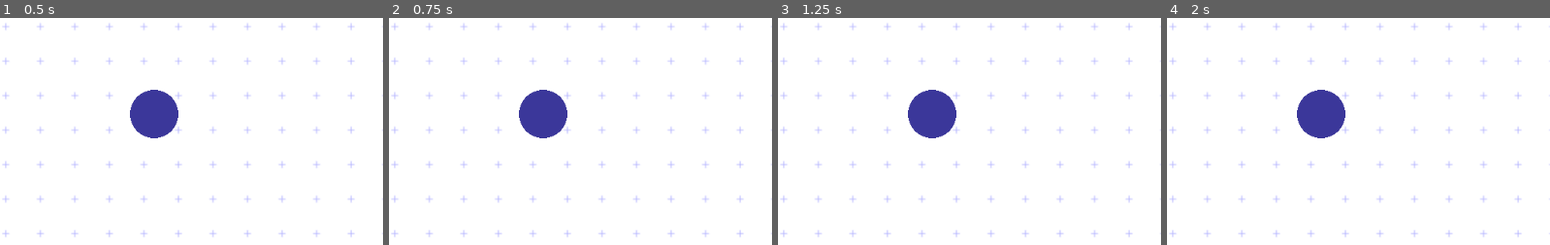
Above: before the commit, frames 1-4 (left to right).
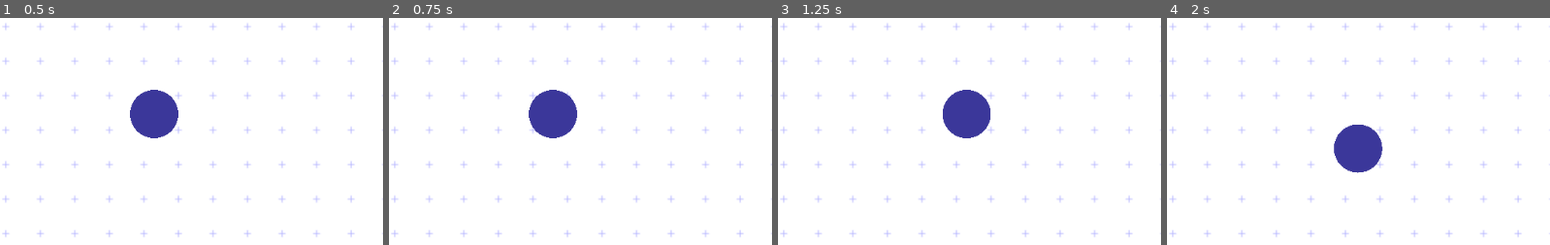
Above: after the commit, the same moments.

Repository: ItsSeaJay/april-2018-convenience-jam
Game: Godot game, scene res://Scenes/Main.tscn
The game is run twice, just before and just after one commit, with the same random seed, the same clock (stepped at 60 frames per second) and the same inputs.
Inputs:
- Up to frame 1 (0.5 s): no input
- Up to frame 2 (0.75 s): tap Enter at 0.5 s; hold Right (move_right) from 0.53 s (still down)
- Up to frame 3 (1.25 s): keep holding Right (move_right)
- Up to frame 4 (2 s): release Right (move_right) at 1.28 s; hold Down (move_down) from 1.28 s (still down)
The pictures show only the part of the screen within x 30-80%, y 29-79%; the shares and areas given below are measured in that part.

Frame 1 is identical in both runs. In frame 2, 1.2% of the frame differs, in the area x 33-50%, y 31-53%; in frame 3, 3.6%; in frame 4, 4.3%, in the area x 33-57%, y 31-69%.

Commit message:
Add camera node to Player.tscn

Diff:
--- a/April2018ConvenienceJam/Scenes/Entities/Player.tscn
+++ b/April2018ConvenienceJam/Scenes/Entities/Player.tscn
@@ -11,3 +11,6 @@
 shape = SubResource( 1 )
 
 [node name="Sprite" type="Sprite" parent="."]
+
+[node name="Camera2D" type="Camera2D" parent="."]
+current = true
--- a/April2018ConvenienceJam/Scripts/Player.gd
+++ b/April2018ConvenienceJam/Scripts/Player.gd
@@ -2,13 +2,15 @@
 
 export var color : Color = Color(0, 0, 1)
 export var radius : float = 4.0
-export var speed : float = 1.0
+export var speed : float = 64.0
+
+var offset = 0.0
 
 func _process(delta):
 	var direction = Vector2(0.0, 0.0)
 
 	if (Input.is_action_pressed("move_up")):
-		direction.x -= 1.0
+		direction.y -= 1.0
 	elif (Input.is_action_pressed("move_down")):
 		direction.y += 1.0
 
@@ -17,8 +19,9 @@
 	elif (Input.is_action_pressed("move_right")):
 		direction.x += 1.0
 
-	var collision = move_and_slide(direction * speed * delta)
+	# Move the player according to their direction
+	translate(move_and_slide(direction * speed * delta))
 
 func _draw():
 	# Draw a circle to represent the player character
-	draw_circle(position, radius, color)
+	draw_circle(position, radius + offset, color)
